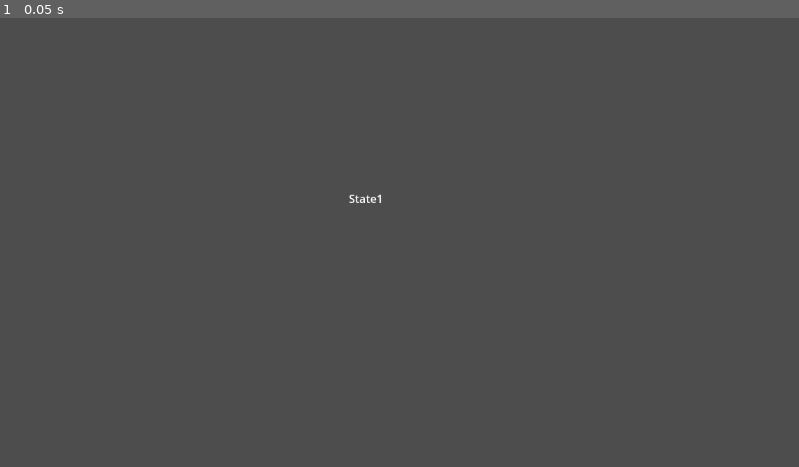
Above: before the commit, frame 1.
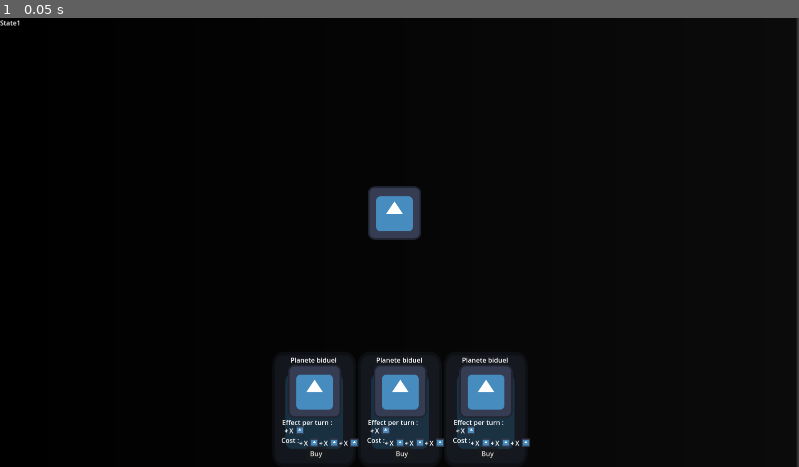
Above: after the commit, the same moment.

Repository: CorailleHorn/Godot-Wild-Jam-85
Game: Godot game, scene res://Scenes/main.tscn
The game is run twice, just before and just after one commit, with the same random seed, the same clock (stepped at 60 frames per second) and the same inputs. The engine's default icon, where the game draws it, is replaced by a stand-in: a white triangle on a blue panel in a dark square.
Inputs:
- Up to frame 1 (0.05 s): no input

The runs differ from the first frame. In frame 1, 99% of the frame differs, in the area x 0-100%, y 0-100%.

Commit message:
Market init

Diff:
--- /dev/null
+++ b/Scenes/UI/UI.tscn
@@ -0,0 +1,38 @@
+[gd_scene load_steps=2 format=3 uid="uid://coxtaamc2uajc"]
+
+[ext_resource type="PackedScene" uid="uid://jphrdc4g8of5" path="res://Scenes/UI/market_item.tscn" id="1_s86y4"]
+
+[node name="CanvasLayer" type="CanvasLayer"]
+
+[node name="Control" type="Control" parent="."]
+layout_mode = 3
+anchors_preset = 15
+anchor_right = 1.0
+anchor_bottom = 1.0
+grow_horizontal = 2
+grow_vertical = 2
+metadata/_edit_lock_ = true
+
+[node name="GridContainer" type="GridContainer" parent="Control"]
+layout_mode = 1
+anchors_preset = 7
+anchor_left = 0.5
+anchor_top = 1.0
+anchor_right = 0.5
+anchor_bottom = 1.0
+offset_left = -307.0
+offset_top = -277.0
+offset_right = 307.0
+grow_horizontal = 2
+grow_vertical = 0
+columns = 3
+metadata/_edit_use_anchors_ = true
+
+[node name="MarketItem" parent="Control/GridContainer" instance=ExtResource("1_s86y4")]
+layout_mode = 2
+
+[node name="MarketItem2" parent="Control/GridContainer" instance=ExtResource("1_s86y4")]
+layout_mode = 2
+
+[node name="MarketItem3" parent="Control/GridContainer" instance=ExtResource("1_s86y4")]
+layout_mode = 2
--- /dev/null
+++ b/Scenes/UI/effect_or_cost.gd
@@ -0,0 +1,14 @@
+extends Control
+@export var isCost: bool = true
+@export var value: int = 0
+@export var type: String = "caillou"
+
+
+func _init(_isCost: bool, _value: int, _type: String ) -> void:
+	isCost = _isCost
+	value = _value
+	type = _type
+
+# Called when the node enters the scene tree for the first time.
+func _ready() -> void:
+	pass # Replace with function body.
--- /dev/null
+++ b/Scenes/UI/effect_or_cost.tscn
@@ -0,0 +1,46 @@
+[gd_scene load_steps=3 format=3 uid="uid://bpjsofvwxgkyg"]
+
+[ext_resource type="Script" uid="uid://cfisjtpgivi70" path="res://Scenes/UI/effect_or_cost.gd" id="1_5q6p2"]
+[ext_resource type="Texture2D" uid="uid://e0hvarrj26gx" path="res://Assets/icon.svg" id="2_p85od"]
+
+[node name="EffectOrCost" type="Control"]
+layout_mode = 3
+anchors_preset = 0
+script = ExtResource("1_5q6p2")
+
+[node name="Plus" type="Label" parent="."]
+offset_right = 42.0
+offset_bottom = 23.0
+text = "+"
+
+[node name="Minus" type="Label" parent="."]
+offset_right = 42.0
+offset_bottom = 23.0
+text = "-"
+
+[node name="Value" type="Label" parent="."]
+offset_left = 11.0
+offset_right = 53.0
+offset_bottom = 23.0
+text = "X"
+
+[node name="CaillouImg" type="TextureRect" parent="."]
+offset_left = 26.0
+offset_right = 47.0
+offset_bottom = 21.0
+texture = ExtResource("2_p85od")
+expand_mode = 1
+
+[node name="GazImg" type="TextureRect" parent="."]
+offset_left = 26.0
+offset_right = 47.0
+offset_bottom = 21.0
+texture = ExtResource("2_p85od")
+expand_mode = 1
+
+[node name="FlotteImg" type="TextureRect" parent="."]
+offset_left = 26.0
+offset_right = 47.0
+offset_bottom = 21.0
+texture = ExtResource("2_p85od")
+expand_mode = 1
--- /dev/null
+++ b/Scenes/UI/market_item.tscn
@@ -0,0 +1,118 @@
+[gd_scene load_steps=3 format=3 uid="uid://jphrdc4g8of5"]
+
+[ext_resource type="Texture2D" uid="uid://e0hvarrj26gx" path="res://Assets/icon.svg" id="1_ooxxa"]
+[ext_resource type="PackedScene" uid="uid://bpjsofvwxgkyg" path="res://Scenes/UI/effect_or_cost.tscn" id="2_key1k"]
+
+[node name="MarketItem" type="Control"]
+custom_minimum_size = Vector2(202, 277)
+layout_mode = 3
+anchor_right = 1.0
+anchor_bottom = 1.0
+offset_top = -77.5
+offset_right = -1718.0
+offset_bottom = -880.5
+grow_horizontal = 2
+grow_vertical = 2
+metadata/_edit_use_anchors_ = true
+
+[node name="background" type="TextureRect" parent="."]
+modulate = Color(1, 1, 1, 0.321569)
+layout_mode = 0
+offset_left = 1.0
+offset_right = 203.0
+offset_bottom = 277.0
+texture = ExtResource("1_ooxxa")
+metadata/_edit_lock_ = true
+
+[node name="LaPlanete" type="TextureRect" parent="."]
+layout_mode = 0
+offset_left = 39.0
+offset_top = 31.0
+offset_right = 167.0
+offset_bottom = 159.0
+texture = ExtResource("1_ooxxa")
+
+[node name="BtnBuy" type="Button" parent="."]
+layout_mode = 0
+offset_left = 83.0
+offset_top = 229.0
+offset_right = 132.0
+offset_bottom = 260.0
+text = "Buy"
+metadata/_edit_lock_ = true
+
+[node name="NamePlanete" type="Label" parent="."]
+layout_mode = 0
+offset_left = 45.0
+offset_top = 8.0
+offset_right = 156.0
+offset_bottom = 31.0
+text = "Planete biduel"
+horizontal_alignment = 1
+vertical_alignment = 1
+
+[node name="Effects" type="Control" parent="."]
+anchors_preset = 0
+offset_left = 25.0
+offset_top = 158.0
+offset_right = 65.0
+offset_bottom = 198.0
+
+[node name="Label" type="Label" parent="Effects"]
+layout_mode = 0
+offset_right = 112.0
+offset_bottom = 23.0
+text = "Effect per turn :"
+metadata/_edit_lock_ = true
+
+[node name="EffectOrCost" parent="Effects" instance=ExtResource("2_key1k")]
+offset_left = 6.0
+offset_top = 20.0
+offset_right = 6.0
+offset_bottom = 20.0
+
+[node name="EffectOrCost2" parent="Effects" instance=ExtResource("2_key1k")]
+visible = false
+offset_left = 56.0
+offset_top = 20.0
+offset_right = 56.0
+offset_bottom = 20.0
+
+[node name="EffectOrCost3" parent="Effects" instance=ExtResource("2_key1k")]
+visible = false
+offset_left = 105.0
+offset_top = 20.0
+offset_right = 105.0
+offset_bottom = 20.0
+
+[node name="Costs" type="Control" parent="."]
+anchors_preset = 0
+offset_left = 23.0
+offset_top = 201.0
+offset_right = 63.0
+offset_bottom = 241.0
+
+[node name="Label" type="Label" parent="Costs"]
+layout_mode = 0
+offset_right = 40.0
+offset_bottom = 23.0
+text = "Cost :"
+metadata/_edit_lock_ = true
+
+[node name="EffectOrCost" parent="Costs" instance=ExtResource("2_key1k")]
+offset_left = 43.0
+offset_top = 7.0
+offset_right = 43.0
+offset_bottom = 7.0
+
+[node name="EffectOrCost2" parent="Costs" instance=ExtResource("2_key1k")]
+offset_left = 139.0
+offset_top = 7.0
+offset_right = 139.0
+offset_bottom = 7.0
+
+[node name="EffectOrCost3" parent="Costs" instance=ExtResource("2_key1k")]
+offset_left = 91.0
+offset_top = 7.0
+offset_right = 91.0
+offset_bottom = 7.0
--- a/Scenes/main.tscn
+++ b/Scenes/main.tscn
@@ -1,13 +1,32 @@
-[gd_scene load_steps=4 format=3 uid="uid://dssnvfa27bsal"]
+[gd_scene load_steps=8 format=3 uid="uid://dssnvfa27bsal"]
 
 [ext_resource type="Script" uid="uid://de28g8j4cmm7a" path="res://Src/StateMachine/StateMachine.gd" id="1_bo1nx"]
+[ext_resource type="Texture2D" uid="uid://e0hvarrj26gx" path="res://Assets/icon.svg" id="1_jjvhh"]
 [ext_resource type="Script" uid="uid://dd3e81pkv7rr0" path="res://Src/StateMachine/State.gd" id="2_8gbba"]
 [ext_resource type="Script" uid="uid://brke4uy8khlkt" path="res://Src/StateMachine/StateLabel.gd" id="3_8gbba"]
+[ext_resource type="PackedScene" uid="uid://coxtaamc2uajc" path="res://Scenes/UI/UI.tscn" id="5_kry3j"]
+
+[sub_resource type="Gradient" id="Gradient_kry3j"]
+offsets = PackedFloat32Array(0, 0.99026, 1)
+colors = PackedColorArray(0, 0, 0, 1, 0.0454545, 0.0454545, 0.0454545, 1, 1, 1, 1, 1)
+
+[sub_resource type="GradientTexture2D" id="GradientTexture2D_21xkr"]
+gradient = SubResource("Gradient_kry3j")
 
 [node name="Main" type="Node2D"]
 
+[node name="SpaceBackground" type="Sprite2D" parent="."]
+position = Vector2(942, 520.5)
+scale = Vector2(31.8125, 18.4531)
+texture = SubResource("GradientTexture2D_21xkr")
+metadata/_edit_lock_ = true
+
+[node name="Sun" type="Sprite2D" parent="."]
+position = Vector2(948, 469)
+texture = ExtResource("1_jjvhh")
+metadata/_edit_lock_ = true
+
 [node name="StateMachine" type="Node2D" parent="."]
-position = Vector2(503, 249)
 script = ExtResource("1_bo1nx")
 
 [node name="State1" type="Node" parent="StateMachine"]
@@ -31,3 +50,5 @@
 offset_bottom = 23.0
 script = ExtResource("3_8gbba")
 metadata/_custom_type_script = "uid://brke4uy8khlkt"
+
+[node name="CanvasLayer" parent="." instance=ExtResource("5_kry3j")]
--- a/Src/Autoloads/game_events.gd
+++ b/Src/Autoloads/game_events.gd
@@ -1,3 +1,3 @@
 extends Node
 # Place global signals here :
-# signal health_depleted dd
+signal health_depleted
--- a/project.godot
+++ b/project.godot
@@ -19,6 +19,11 @@
 
 GAME_EVENTS="*res://Src/Autoloads/game_events.gd"
 
+[display]
+
+window/size/viewport_width=1920
+window/size/viewport_height=1080
+
 [rendering]
 
 renderer/rendering_method="gl_compatibility"
Not shown, added: Scenes/UI/effect_or_cost.gd.uid
Not shown, added: .DS_Store
